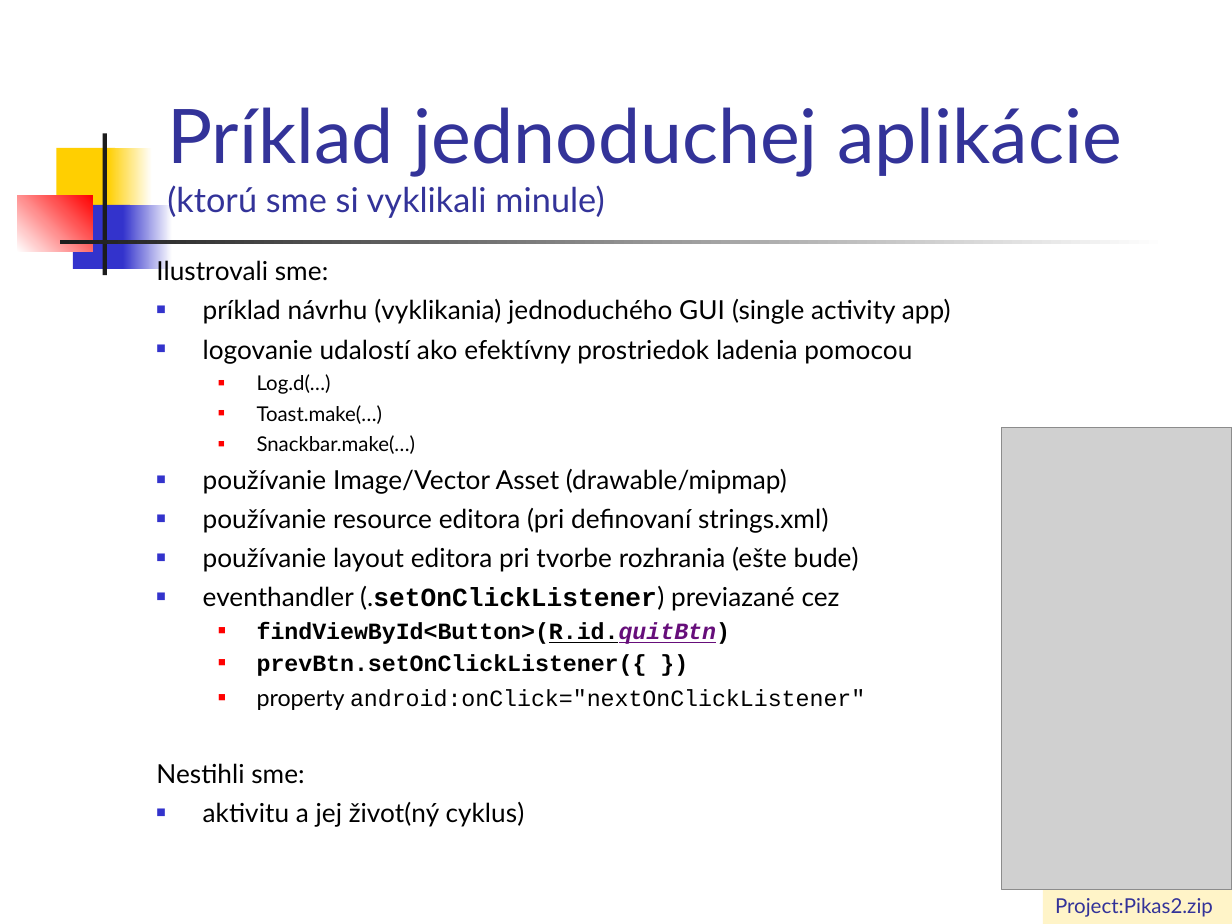
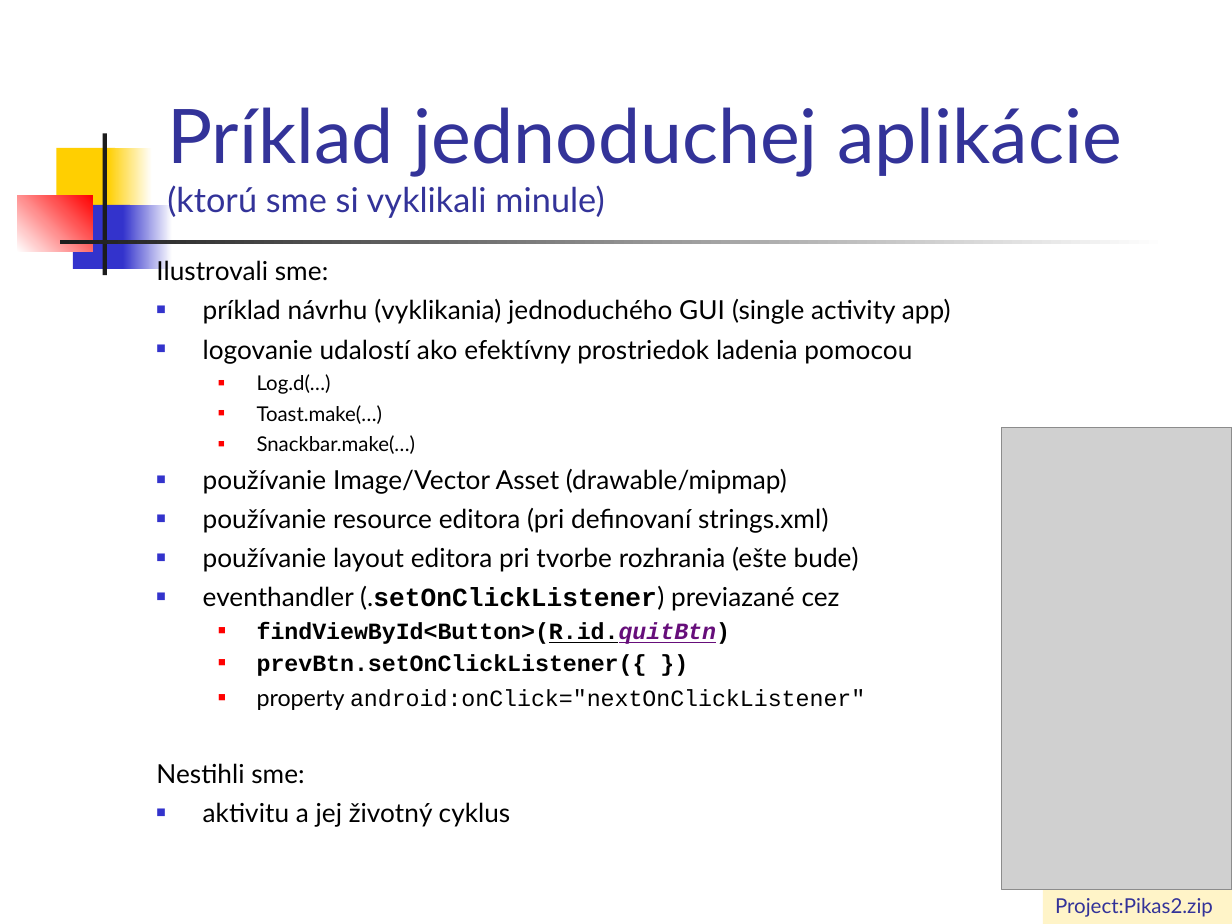
Before and after one commit to vmandro/Prednasky, a slide deck: slide 3 of 04/04_Android.ppt. Drawn at 1232x924 pixels with LibreOffice and Linux fonts; fonts in the diff are those of the drawing; grey boxes stand for pictures. Boxes give left, top, right and bottom in pixels: in the first picture for what was removed or moved away, otherwise in the second. Text is boxed around its words. In the diff, an @@ line names an element or a change of style, - is before the commit and + after.

```diff
--- a/04/04_Android.ppt
+++ b/04/04_Android.ppt
@@ text at (x1=203, y1=802, x2=511, y2=827): text changed @@
-■ aktivitu a jej život(ný cyklus)
+■ aktivitu a jej životný cyklus
```
Also in this commit, not shown: 14 other slides changed, 2 slides added, 6 slides removed, 1 other file.
